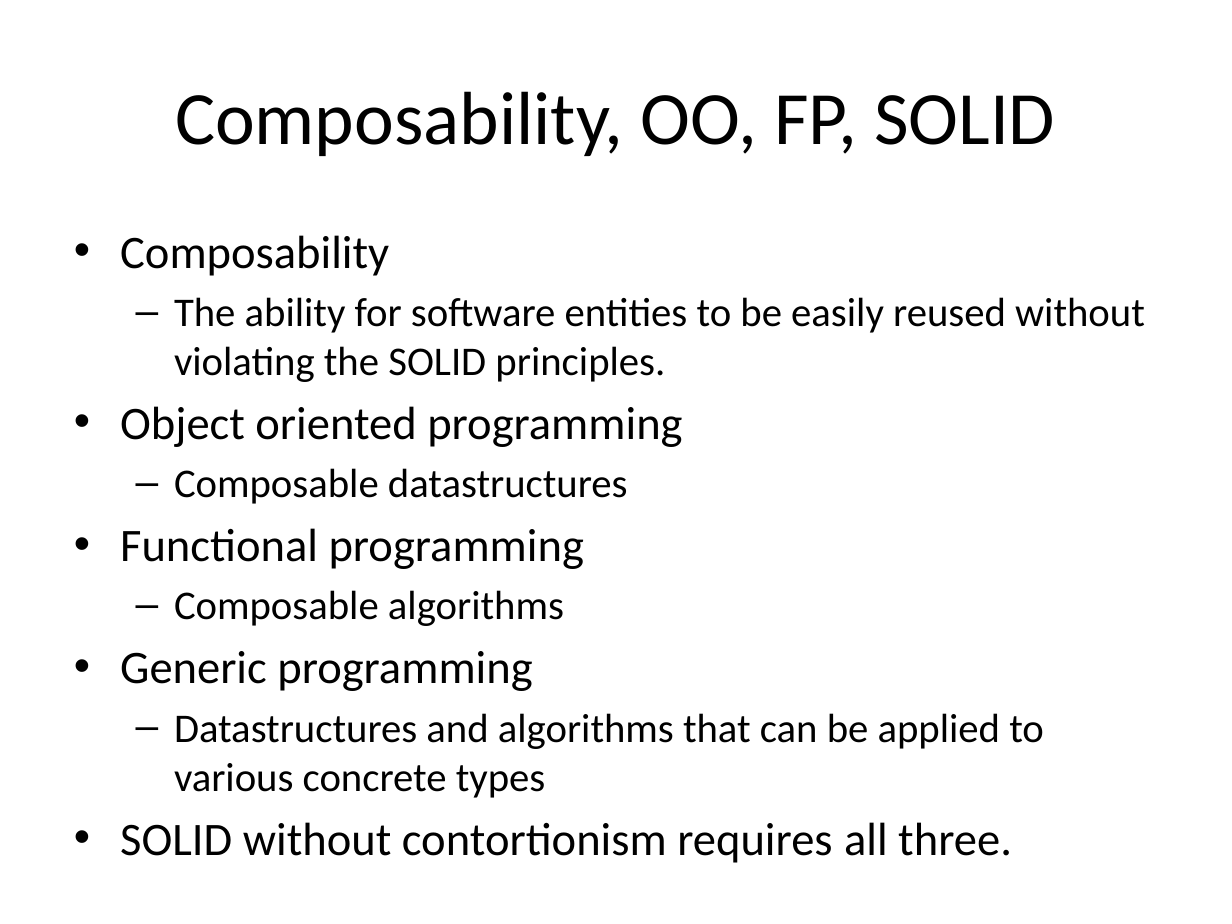
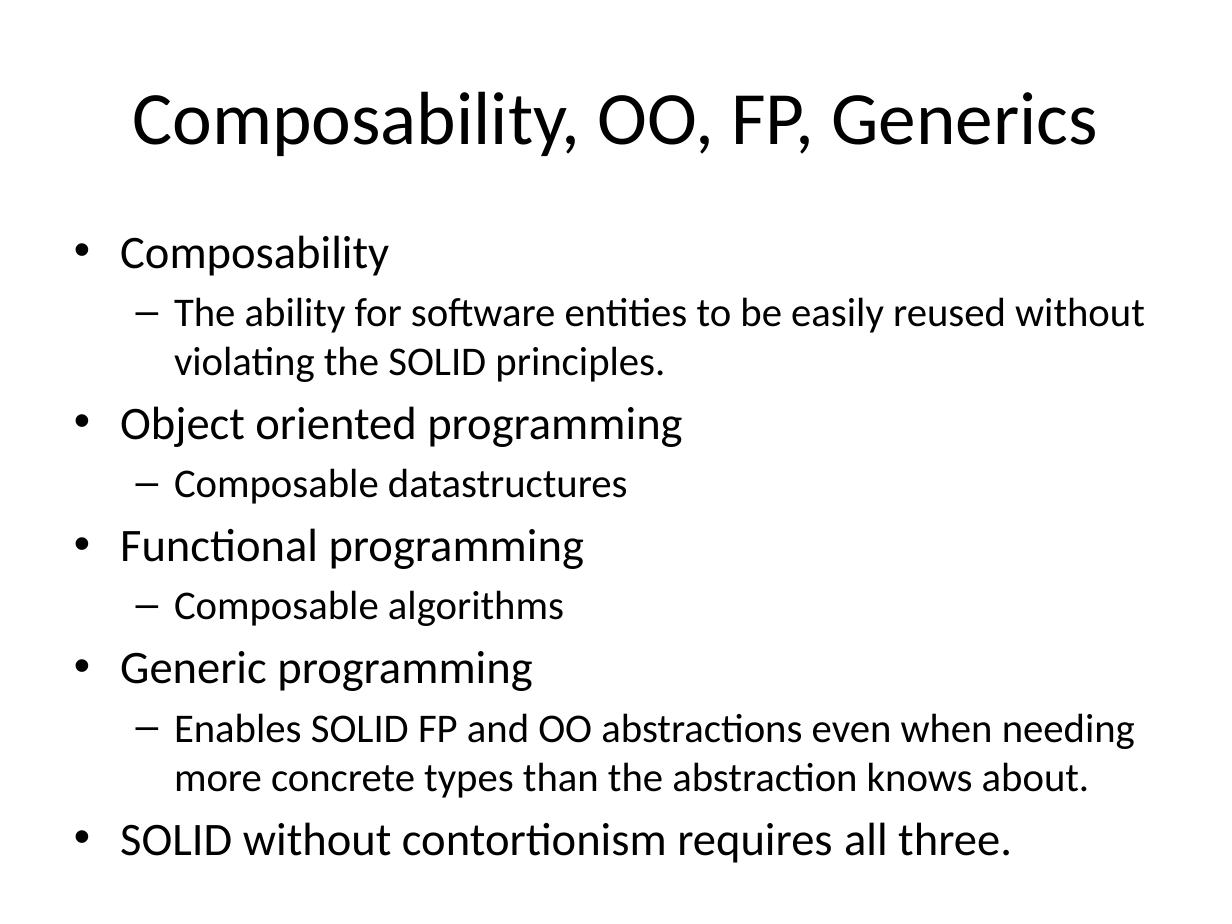
Before and after one commit to mlidbom/CSharpElevate, a slide deck: slide 9 of CSharp3.pptx (slide 8 before the commit). Drawn at 1232x924 pixels with LibreOffice and Linux fonts; fonts in the diff are those of the drawing. Boxes give left, top, right and bottom in pixels: in the first picture for what was removed or moved away, otherwise in the second. Text is boxed around its words. In the diff, an @@ line names an element or a change of style, - is before the commit and + after.

Commit message:
Update presentation.

```diff
--- a/CSharp3.pptx
+++ b/CSharp3.pptx
@@ title at (132,91,1097,156): text changed @@
-Composability, OO, FP, SOLID
+Composability, OO, FP, Generics
@@ text at (174,713,1135,798): text changed @@
-  – Datastructures and algorithms that can be applied to various concrete types
+  – Enables SOLID FP and OO abstractions even when needing more concrete types than the abstraction knows about.
```
Also in this commit, not shown: 1 other slide changed, 1 slide added.
